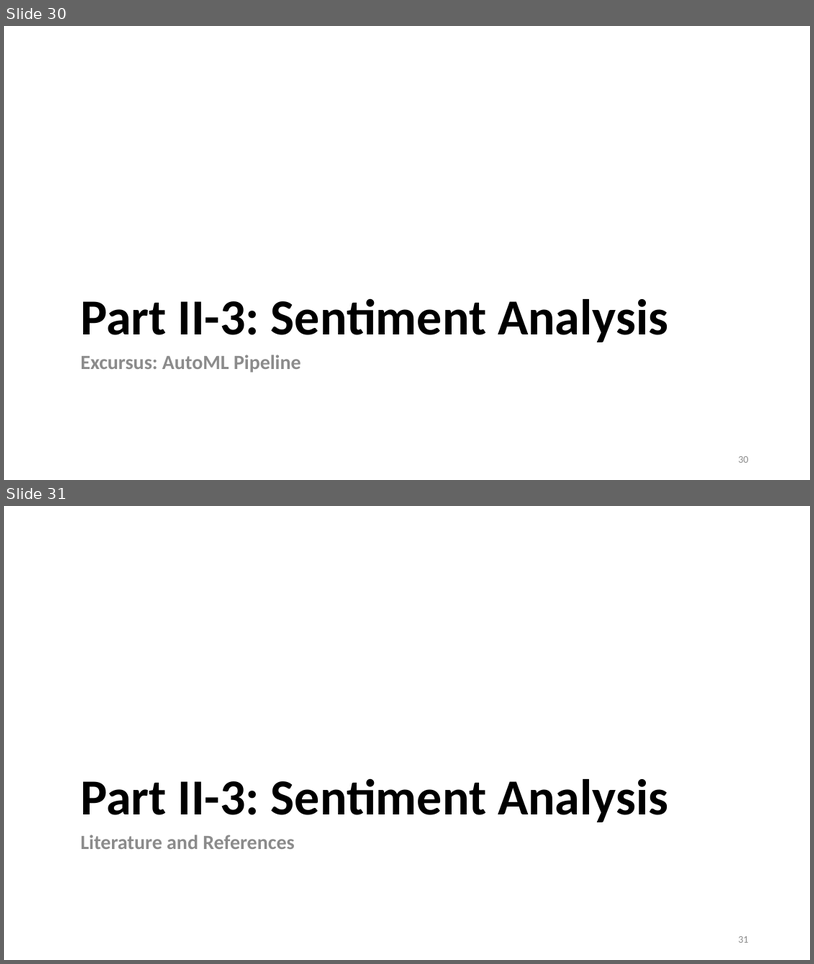
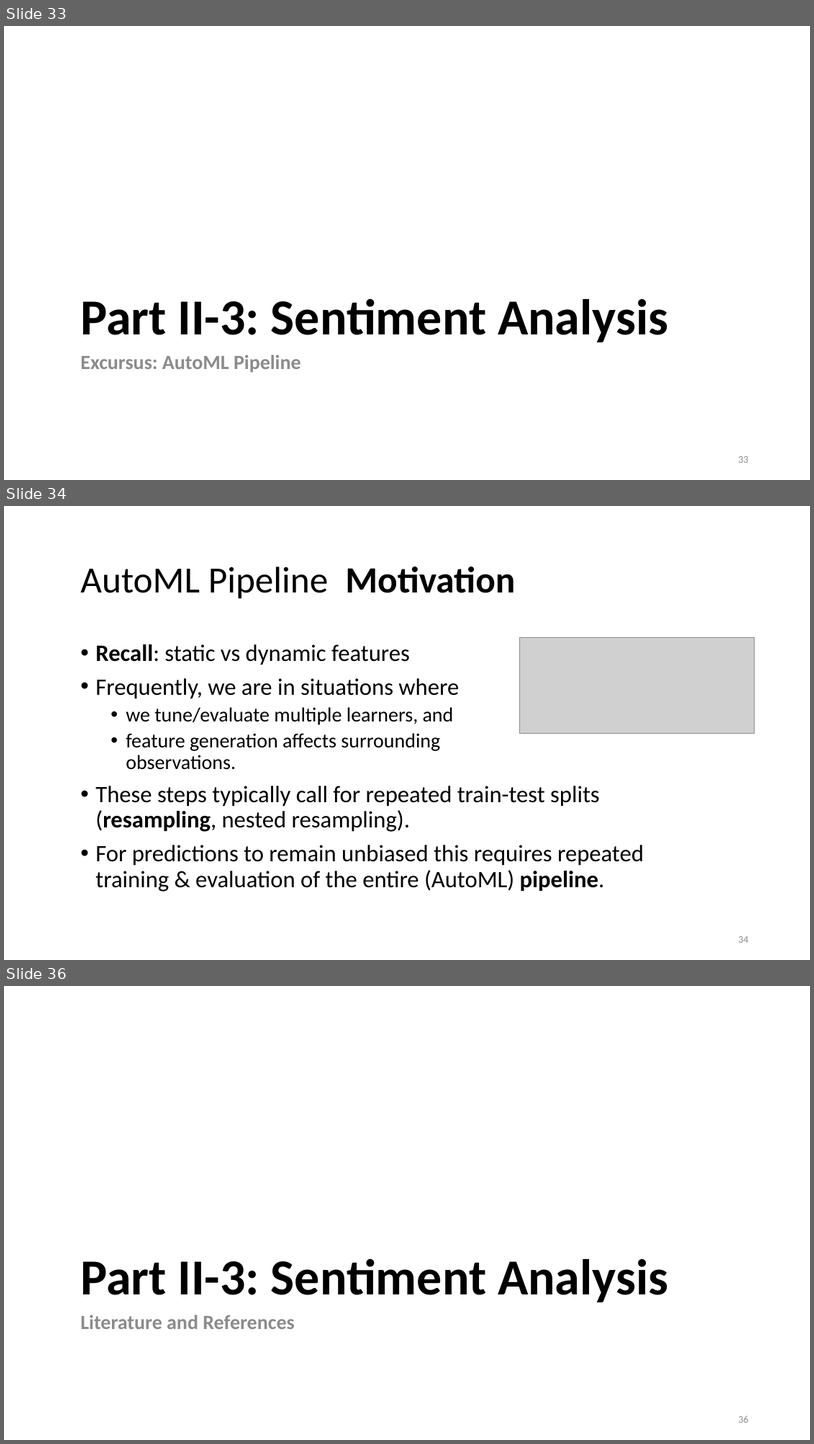
Before and after one commit to lisa-wm/consulting, a slide deck: 5_seminar/Contents_Part_02/slides/slides_II_3.pptx. Shown one above the other, each under a label of ours: slides 30 and 31 before the commit, slides 33, 34 and 36 after it; the slides between them are not shown. The pictures are 814x964 and 814x1444 pixels, drawn with LibreOffice and Linux fonts; fonts in the diff are those of the drawing; grey boxes stand for pictures. Boxes give left, top, right and bottom in pixels: in the first picture for what was removed or moved away, otherwise in the second. Text is boxed around its words. In the diff, an @@ line names an element or a change of style, - is before the commit and + after.

```diff
--- a/5_seminar/Contents_Part_02/slides/slides_II_3.pptx
+++ b/5_seminar/Contents_Part_02/slides/slides_II_3.pptx
@@ slide 34 added at [4, 506, 810, 960], background #FFFFFF @@
@@ title added at [80, 566, 515, 599], 44 pt, text #000000 @@
+AutoML Pipeline Motivation
@@ text added at [95, 644, 644, 891], 28 pt, text #000000 @@
+• Recall: static vs dynamic features
+• Frequently, we are in situations where
+  • we tune/evaluate multiple learners, and
+  • feature generation affects surrounding
+    observations.
+• These steps typically call for repeated train-test splits
+  (resampling, nested resampling).
+• For predictions to remain unbiased this requires repeated
+  training & evaluation of the entire (AutoML) pipeline.
@@ picture added at [520, 638, 755, 733] @@
@@ page number added at [738, 936, 748, 942], 12 pt, text #8C8C8C @@
+34
@@ what was slide 30 is now slide 33 @@
@@ page number at [738, 456, 748, 462]: text changed @@
-30
+33
@@ what was slide 31 is now slide 36 @@
@@ page number at [738, 1416, 748, 1422]: text changed @@
-31
+36
```
Also in this commit, not shown: 7 slides changed, 6 other slides added, 2 slides removed, 4 other files.
